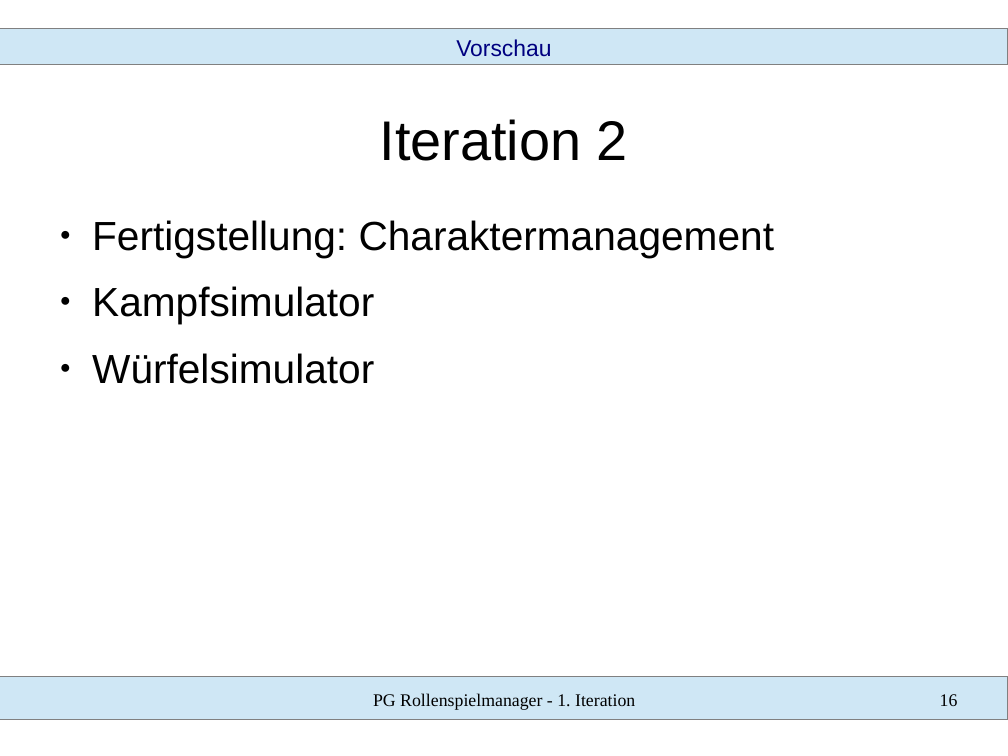
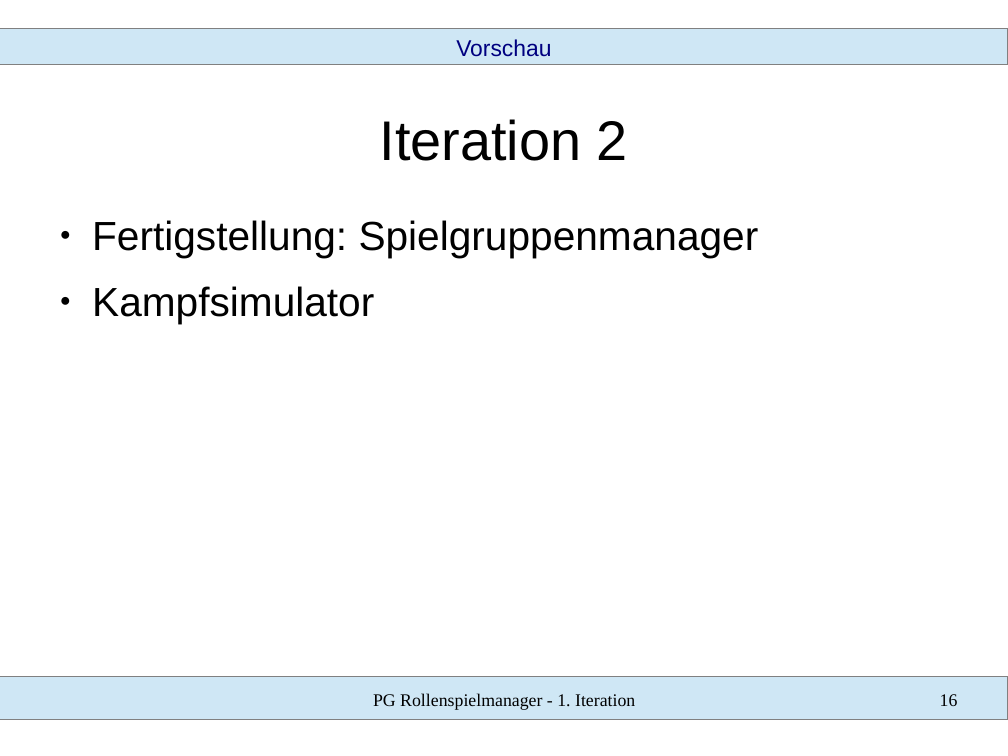
Before and after one commit to SWT-Projektgruppe-2015/Rollenspielmanager, a slide deck: slide 16 of Dokumente/01 Iteration/vortrag.odp. Drawn at 1008x756 pixels with LibreOffice and Linux fonts; fonts in the diff are those of the drawing. Boxes give left, top, right and bottom in pixels: in the first picture for what was removed or moved away, otherwise in the second. Text is boxed around its words. In the diff, an @@ line names an element or a change of style, - is before the commit and + after.

Commit message:
Master in Würfelsimulator gemergt.

```diff
--- a/Dokumente/01 Iteration/vortrag.odp
+++ b/Dokumente/01 Iteration/vortrag.odp
@@ text at bbox=[92, 220, 759, 257]: text changed @@
-● Fertigstellung: Charaktermanagement
+● Fertigstellung: Spielgruppenmanager
@@ text at bbox=[92, 353, 374, 384]: paragraph removed @@
-● Würfelsimulator
```
Also in this commit, not shown: 15 other slides changed, 2 slides added, 29 other files.
